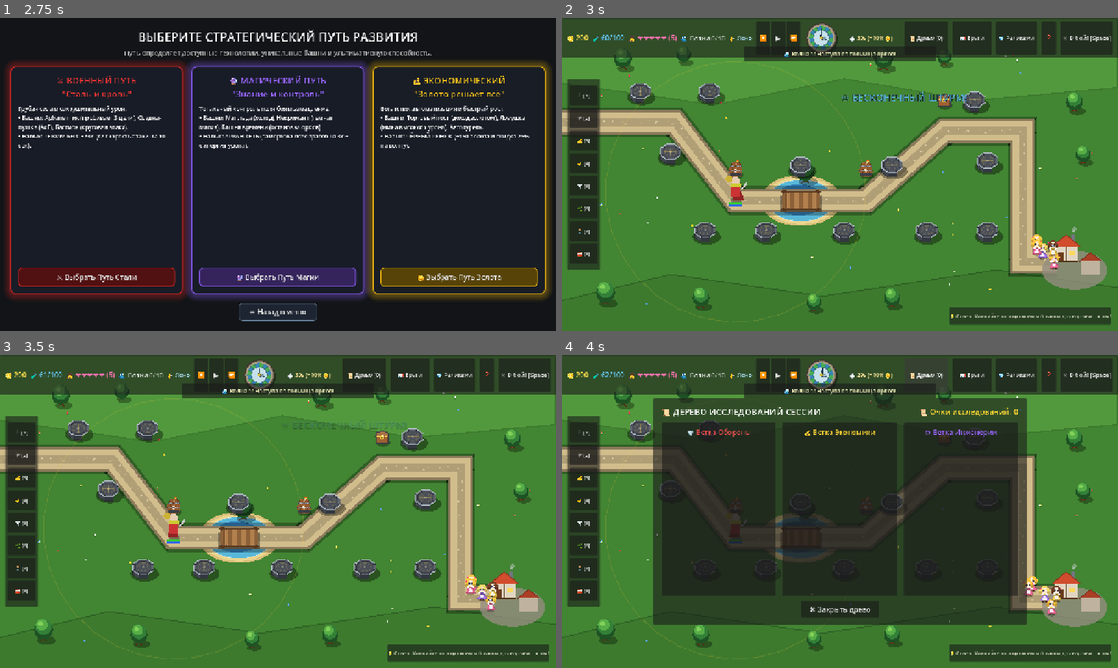
Above: before the commit, frames 1-4 (two rows, left to right).
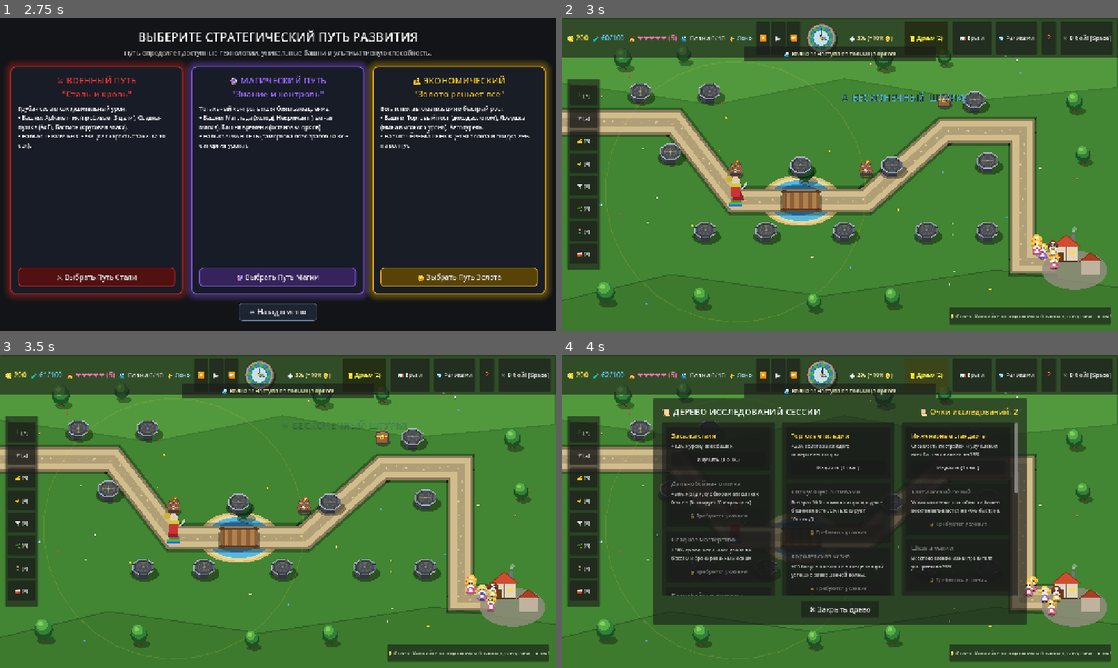
Above: after the commit, the same moments.

Repository: MrSgemaSeny/godot_test_game
Game: Godot game, scene res://scenes/main_menu.tscn
Two runs of this game, one before a commit and one after it. Both use one fixed random seed, a clock stepped at 60 frames per second and the inputs below.
Inputs:
- Up to frame 1 (2.75 s): click "⚔️ Режимы игры (Кошмар / Endl…" at 0.5 s; click "⚔️ Режимы игры (Кошмар / Endl…" at 1.25 s; click "♾️ Начать выживание" at 2 s
- Up to frame 2 (3 s): click "⚔️ Выбрать Путь Стали" at 2.75 s
- Up to frame 3 (3.5 s): no input
- Up to frame 4 (4 s): click "📜 Древо (0)" (after the commit: "📜 Древо (2)") at 3.5 s

Frame 1 is identical in both runs. In frame 2, less than 0.1% of the frame differs, in the area x 62-69%, y 5-8%; in frame 3, less than 0.1%; in frame 4, 3.7%, in the area x 19-82%, y 5-77%.

Commit message:
fix: restore relics, skill tree, and spells with targeting mode and VFX

Diff:
--- a/scripts/artifact_manager.gd
+++ b/scripts/artifact_manager.gd
@@ -12,10 +12,41 @@
 var unlocked_artifacts: Array[String] = []
 var equipped_slots: Array = ["", "", ""] # 3 слота экипировки
 var max_slots: int = 3
+var hit_counter: int = 0
+
+func _enter_tree() -> void:
+	add_to_group("artifact_manager")
 
 func _ready() -> void:
 	add_to_group("artifact_manager")
 	_load_artifacts_db()
+
+func grant_starter_artifacts() -> void:
+	_load_artifacts_db()
+	unlock_artifact("boots_of_speed")
+	unlock_artifact("alchemist_ring")
+	unlock_artifact("frozen_heart")
+	unlock_artifact("thief_curse")
+	equip_artifact("boots_of_speed", 0)
+	equip_artifact("alchemist_ring", 1)
+
+func unlock_next_artifact() -> String:
+	for art_id in artifacts_db.keys():
+		if not is_unlocked(art_id):
+			unlock_artifact(art_id)
+			return art_id
+	return ""
+
+func register_tower_hit() -> void:
+	if not has_active_effect("hit_gold"):
+		return
+	hit_counter += 1
+	if hit_counter >= 10:
+		hit_counter = 0
+		if is_inside_tree() and get_tree() != null:
+			var gm = get_tree().get_first_node_in_group("game_manager")
+			if gm and gm.has_method("add_gold"):
+				gm.add_gold(5)
 
 func _load_artifacts_db() -> void:
 	if not FileAccess.file_exists("res://data/artifacts.json"):
--- a/scripts/artifacts_modal.gd
+++ b/scripts/artifacts_modal.gd
@@ -17,6 +17,10 @@
 var selected_artifact_id: String = ""
 
 func _ready() -> void:
+	if not artifact_manager and is_inside_tree() and get_tree():
+		var mgr = get_tree().get_first_node_in_group("artifact_manager") as ArtifactManager
+		if mgr:
+			set_artifact_manager(mgr)
 	if is_instance_valid(close_btn):
 		close_btn.pressed.connect(func():
 			visible = false
@@ -27,6 +31,16 @@
 
 func set_artifact_manager(mgr: ArtifactManager) -> void:
 	artifact_manager = mgr
+	if artifact_manager:
+		if not artifact_manager.artifact_equipped.is_connected(_on_artifact_changed_any):
+			artifact_manager.artifact_equipped.connect(_on_artifact_changed_any)
+		if not artifact_manager.artifact_unequipped.is_connected(_on_artifact_changed_any):
+			artifact_manager.artifact_unequipped.connect(_on_artifact_changed_any)
+		if not artifact_manager.artifact_unlocked.is_connected(_on_artifact_changed_any):
+			artifact_manager.artifact_unlocked.connect(_on_artifact_changed_any)
+	refresh_ui()
+
+func _on_artifact_changed_any(_a = null, _b = null) -> void:
 	refresh_ui()
 
 func refresh_ui() -> void:
@@ -42,13 +56,23 @@
 		return
 	var buttons = slots_container.get_children()
 	for i in range(min(buttons.size(), artifact_manager.equipped_slots.size())):
-		var btn = buttons[i]
+		var btn: Button = buttons[i]
 		var art_id = artifact_manager.equipped_slots[i]
+		for conn in btn.pressed.get_connections():
+			btn.pressed.disconnect(conn.callable)
+		var slot_idx = i
+		btn.pressed.connect(func():
+			if is_instance_valid(artifact_manager) and artifact_manager.equipped_slots[slot_idx] != "":
+				artifact_manager.unequip_slot(slot_idx)
+				refresh_ui()
+		)
 		if art_id != "" and artifact_manager.artifacts_db.has(art_id):
 			var data = artifact_manager.artifacts_db[art_id]
 			btn.text = "Слот %d: 💎 %s\n(Клик для снятия)" % [i + 1, data.get("name", art_id)]
+			btn.modulate = Color(1.0, 1.0, 1.0)
 		else:
-			btn.text = "Слот %d: [Пусто]\n(Экипируйте ниже)" % [i + 1]
+			btn.text = "Слот %d: [Пусто]\n(Выберите реликвию)" % [i + 1]
+			btn.modulate = Color(0.7, 0.7, 0.7)
 
 func _populate_artifact_list() -> void:
 	if not is_instance_valid(artifact_list) or not is_instance_valid(artifact_manager):
--- a/scripts/game.gd
+++ b/scripts/game.gd
@@ -124,6 +124,8 @@
 
 var active_boss: MonsterBase = null
 var lightning_flash_timer: float = 0.0
+var active_targeting_spell: String = ""
+var active_spell_vfx: Array = []
 
 var tips: Array = [
 	"💡 Совет: Ледяные маги замедляют монстров, давая пушкам время сделать мощный залп!",
@@ -178,6 +180,9 @@
 
 	artifact_manager = ArtifactManager.new()
 	add_child(artifact_manager)
+	artifact_manager.grant_starter_artifacts()
+	if is_instance_valid(hud) and is_instance_valid(hud.artifacts_modal):
+		hud.artifacts_modal.set_artifact_manager(artifact_manager)
 
 	var hero_manager = HeroManager.new()
 
@@ -278,7 +283,9 @@
 	game_manager.tower_selection_changed.connect(hud.show_spot_panel)
 
 	spell_system.mana_changed.connect(hud.update_mana)
+	spell_system.spell_cast_at.connect(_on_spell_cast_at)
 	tech_tree_manager.research_points_changed.connect(hud.update_research_points)
+	hud.spell_targeting_requested.connect(_on_spell_targeting_requested)
 
 	hud.start_wave_pressed.connect(_on_start_wave_pressed)
 	hud.restart_pressed.connect(_start_new_game)
@@ -376,10 +383,18 @@
 	if is_instance_valid(lore_system):
 		lore_system.reset_session()
 
+	if is_instance_valid(tech_tree_manager):
+		tech_tree_manager.reset_tree(2)
+	if is_instance_valid(artifact_manager):
+		artifact_manager.grant_starter_artifacts()
+		if is_instance_valid(hud) and is_instance_valid(hud.artifacts_modal):
+			hud.artifacts_modal.set_artifact_manager(artifact_manager)
+
 	if is_instance_valid(hud):
 		hud.end_screen.visible = false
 		hud.set_wave_button_enabled(true)
 		hud.hide_boss_bar()
+		hud.update_research_points(tech_tree_manager.research_points if tech_tree_manager else 0)
 
 	if is_instance_valid(wave_controller):
 		wave_controller.reset_waves()
@@ -390,6 +405,19 @@
 	scene_anim_time += delta
 	if lightning_flash_timer > 0.0:
 		lightning_flash_timer -= delta
+
+	# Process active spell effects
+	if not active_spell_vfx.is_empty():
+		var i = active_spell_vfx.size() - 1
+		while i >= 0:
+			var vfx = active_spell_vfx[i]
+			vfx["t"] = float(vfx.get("t", 0.0)) + delta
+			if vfx.get("type") == "gold_rain" and vfx.has("coins"):
+				for c in vfx["coins"]:
+					c["pos"].y += float(c.get("speed", 300.0)) * delta
+			if vfx["t"] >= float(vfx.get("duration", 1.0)):
+				active_spell_vfx.remove_at(i)
+			i -= 1
 
 	queue_redraw()
 
@@ -516,6 +544,36 @@
 		hud.set_wave_button_enabled(true)
 		hud.hide_boss_bar()
 
+	# Начисление очков исследований
+	var rp = 2 if wave_num % 5 == 0 else 1
+	if is_instance_valid(tech_tree_manager):
+		tech_tree_manager.add_points(rp)
+	_spawn_floating_text("📜 +%d Очка Исследований!" % rp, Color(0.4, 0.85, 1.0), Vector2(640, 240), 18)
+
+	# Пассивный доход древа технологий
+	if is_instance_valid(tech_tree_manager) and is_instance_valid(game_manager):
+		var bonus_gold = tech_tree_manager.get_end_wave_bonus_gold()
+		if bonus_gold > 0:
+			game_manager.add_gold(bonus_gold)
+			_spawn_floating_text("🪙 +%d Золота (Технологии)!" % bonus_gold, Color(1.0, 0.9, 0.3), Vector2(640, 270), 16)
+
+	# Разблокировка реликвий за волны
+	if wave_num in [3, 7, 12, 16] and is_instance_valid(artifact_manager):
+		var art_id = artifact_manager.unlock_next_artifact()
+		if art_id != "":
+			var art_data = artifact_manager.get_artifact_data(art_id)
+			var aname = art_data.get("name", art_id)
+			_spawn_floating_text("💎 Найдена реликвия: %s!" % aname, Color(1.0, 0.85, 0.2), Vector2(640, 180), 22)
+
+	# Реликвия "Рог Изобилия" (horn_of_plenty): бесплатный метеор на четных волнах
+	if wave_num % 2 == 0 and is_instance_valid(artifact_manager) and artifact_manager.has_active_effect("free_meteor_even_waves"):
+		var enemies = get_tree().get_nodes_in_group("enemies")
+		var meteor_pos = Vector2(500, 350)
+		if enemies.size() > 0 and is_instance_valid(enemies[0]):
+			meteor_pos = enemies[0].global_position
+		spell_system.cast_spell("meteor", meteor_pos)
+		_spawn_floating_text("📯 Рог Изобилия: Бесплатный Метеор!", Color(1.0, 0.6, 0.2), meteor_pos, 18)
+
 	if is_instance_valid(wave_controller) and not is_last_wave:
 		_update_wave_preview(wave_num + 1)
 		wave_controller.start_wave_countdown(GameManager.PRE_WAVE_TIME)
@@ -574,6 +632,30 @@
 
 
 func _unhandled_input(event: InputEvent) -> void:
+	if active_targeting_spell != "":
+		if event is InputEventMouseMotion:
+			queue_redraw()
+		elif event is InputEventMouseButton and event.pressed:
+			if event.button_index == MOUSE_BUTTON_LEFT:
+				var cast_pos = get_global_mouse_position()
+				var s_id = active_targeting_spell
+				active_targeting_spell = ""
+				spell_system.cast_spell(s_id, cast_pos)
+				queue_redraw()
+				get_viewport().set_input_as_handled()
+				return
+			elif event.button_index == MOUSE_BUTTON_RIGHT:
+				active_targeting_spell = ""
+				_spawn_floating_text("❌ Применение отменено", Color(0.8, 0.8, 0.8), get_global_mouse_position(), 14)
+				queue_redraw()
+				get_viewport().set_input_as_handled()
+				return
+		elif event is InputEventKey and event.pressed and event.keycode == KEY_ESCAPE:
+			active_targeting_spell = ""
+			queue_redraw()
+			get_viewport().set_input_as_handled()
+			return
+
 	var h_mgrs = get_tree().get_nodes_in_group("hero_manager")
 	if h_mgrs.size() > 0 and h_mgrs[0].handle_input(event, get_global_mouse_position()):
 		get_viewport().set_input_as_handled()
@@ -636,6 +718,13 @@
 			draw_circle(spot.position, r, Color(0.3, 0.8, 1.0, 0.08))
 			draw_arc(spot.position, r, 0, TAU, 48, Color(0.4, 0.9, 1.0, 0.6), 2.0)
 
+	# 4. Визуальные эффекты заклинаний
+	_draw_spell_effects()
+
+	# 5. Интерактивный прицел заклинания
+	if active_targeting_spell != "":
+		_draw_spell_targeting_reticle()
+
 func _draw_valley_biome() -> void:
 	var layout = _get_current_layout()
 	# 1. Богатый живописный ландшафт Изумрудной долины (холмы и луга)
@@ -958,3 +1047,213 @@
 		"eclipse":
 			# Затмение: фиолетово-темная виньетка
 			draw_rect(Rect2(0, 0, 1280, 720), Color(0.12, 0.05, 0.20, 0.35))
+
+func _on_spell_targeting_requested(spell_id: String) -> void:
+	active_targeting_spell = spell_id
+	queue_redraw()
+	_spawn_floating_text("🎯 Выберите область [ЛКМ]", Color(1.0, 0.85, 0.3), get_global_mouse_position(), 15)
+
+func _on_spell_cast_at(spell_id: String, target_pos: Vector2) -> void:
+	match spell_id:
+		"meteor":
+			active_spell_vfx.append({
+				"type": "meteor",
+				"start": target_pos + Vector2(-140, -440),
+				"target": target_pos,
+				"t": 0.0,
+				"duration": 0.35,
+				"radius": 130.0
+			})
+			_spawn_floating_text("☄️ МЕТЕОР! 350 УРОНА", Color(1.0, 0.45, 0.1), target_pos, 18)
+		"lightning":
+			active_spell_vfx.append({
+				"type": "lightning",
+				"target": target_pos,
+				"t": 0.0,
+				"duration": 0.35
+			})
+			_spawn_floating_text("⚡ УДАР МОЛНИИ!", Color(0.4, 0.85, 1.0), target_pos, 18)
+		"freeze":
+			active_spell_vfx.append({
+				"type": "freeze_screen",
+				"t": 0.0,
+				"duration": 1.0
+			})
+			_spawn_floating_text("❄️ ВСЯ ОРДА ЗАМОРОЖЕНА (5с)!", Color(0.35, 0.9, 1.0), Vector2(640, 200), 22)
+		"gold_rain":
+			active_spell_vfx.append({
+				"type": "gold_rain",
+				"t": 0.0,
+				"duration": 1.5,
+				"coins": _generate_gold_rain_coins()
+			})
+			_spawn_floating_text("💰 ЗОЛОТОЙ ДОЖДЬ! +120🪙", Color(1.0, 0.9, 0.2), Vector2(640, 200), 22)
+		"vortex":
+			active_spell_vfx.append({
+				"type": "vortex",
+				"pos": target_pos,
+				"radius": 200.0,
+				"t": 0.0,
+				"duration": 3.0
+			})
+			_spawn_floating_text("🌪️ ВИХРЬ!", Color(0.3, 0.9, 1.0), target_pos, 18)
+		"roots":
+			active_spell_vfx.append({
+				"type": "roots",
+				"pos": target_pos,
+				"radius": 150.0,
+				"t": 0.0,
+				"duration": 4.0
+			})
+			_spawn_floating_text("🌿 КОРНИ ЗЕМЛИ!", Color(0.3, 0.95, 0.3), target_pos, 18)
+		"chronoshift":
+			active_spell_vfx.append({
+				"type": "chronoshift",
+				"t": 0.0,
+				"duration": 1.2
+			})
+			_spawn_floating_text("⏳ ВРЕМЯ ЗАМЕДЛЕНО!", Color(0.9, 0.7, 1.0), Vector2(640, 200), 22)
+		"stone_wall":
+			active_spell_vfx.append({
+				"type": "stone_wall",
+				"pos": target_pos,
+				"t": 0.0,
+				"duration": 6.0
+			})
+			_spawn_floating_text("🧱 КАМЕННЫЙ БАРЬЕР!", Color(0.85, 0.8, 0.75), target_pos, 18)
+	queue_redraw()
+
+func _generate_gold_rain_coins() -> Array:
+	var coins: Array = []
+	for i in range(25):
+		coins.append({
+			"pos": Vector2(randf_range(80, 1200), randf_range(-60, 100)),
+			"speed": randf_range(350, 600),
+			"size": randf_range(5.0, 8.0)
+		})
+	return coins
+
+func _draw_spell_effects() -> void:
+	for vfx in active_spell_vfx:
+		var vtype = vfx.get("type", "")
+		var t = float(vfx.get("t", 0.0))
+		var dur = float(vfx.get("duration", 1.0))
+		var progress = clampf(t / max(0.01, dur), 0.0, 1.0)
+		var alpha = 1.0 - progress
+
+		match vtype:
+			"meteor":
+				var start_pos: Vector2 = vfx.get("start", Vector2.ZERO)
+				var target_pos: Vector2 = vfx.get("target", Vector2.ZERO)
+				var fly_dur = dur * 0.65
+				if t < fly_dur:
+					var p = t / fly_dur
+					var cur_pos = start_pos.lerp(target_pos, p)
+					# Fiery tail
+					var tail_start = cur_pos + (start_pos - target_pos).normalized() * 60.0
+					draw_line(tail_start, cur_pos, Color(1.0, 0.35, 0.0, 0.8), 8.0)
+					draw_line(cur_pos + (start_pos - target_pos).normalized() * 30.0, cur_pos, Color(1.0, 0.85, 0.2, 0.95), 4.0)
+					# Flaming core
+					draw_circle(cur_pos, 16.0, Color(0.9, 0.2, 0.0))
+					draw_circle(cur_pos, 10.0, Color(1.0, 0.6, 0.1))
+					draw_circle(cur_pos, 5.0, Color(1.0, 1.0, 0.7))
+				else:
+					var exp_p = (t - fly_dur) / max(0.01, (dur - fly_dur))
+					var exp_alpha = 1.0 - exp_p
+					var cur_r = 130.0 * sin(exp_p * PI * 0.5)
+					# Explosion blast
+					draw_circle(target_pos, cur_r, Color(1.0, 0.3, 0.05, 0.3 * exp_alpha))
+					draw_arc(target_pos, cur_r, 0, TAU, 36, Color(1.0, 0.8, 0.2, exp_alpha), 4.0)
+					draw_arc(target_pos, cur_r * 0.6, 0, TAU, 28, Color(1.0, 0.2, 0.0, exp_alpha), 3.0)
+
+			"lightning":
+				var target_pos: Vector2 = vfx.get("target", Vector2.ZERO)
+				var segments = 7
+				var prev = Vector2(target_pos.x + randf_range(-30, 30), 0)
+				for s in range(segments):
+					var p_next = prev.lerp(target_pos, float(s + 1) / float(segments))
+					if s < segments - 1:
+						p_next.x += randf_range(-35, 35)
+					draw_line(prev, p_next, Color(0.2, 0.8, 1.0, 0.4 * alpha), 8.0)
+					draw_line(prev, p_next, Color(0.5, 0.9, 1.0, 0.8 * alpha), 4.0)
+					draw_line(prev, p_next, Color(1.0, 1.0, 1.0, alpha), 2.0)
+					prev = p_next
+				draw_circle(target_pos, 40.0 * (1.0 - progress), Color(0.4, 0.9, 1.0, 0.5 * alpha))
+
+			"freeze_screen":
+				draw_rect(Rect2(0, 0, 1280, 720), Color(0.25, 0.65, 1.0, 0.20 * alpha))
+				# Icy border
+				draw_rect(Rect2(0, 0, 1280, 720), Color(0.6, 0.9, 1.0, 0.35 * alpha), false, 12.0)
+
+			"gold_rain":
+				if vfx.has("coins"):
+					for c in vfx["coins"]:
+						var cp: Vector2 = c["pos"]
+						var cs = float(c.get("size", 6.0))
+						draw_circle(cp, cs, Color(1.0, 0.85, 0.1, alpha))
+						draw_circle(cp, cs * 0.65, Color(1.0, 1.0, 0.6, alpha))
+						draw_arc(cp, cs, 0, TAU, 12, Color(0.85, 0.6, 0.0, alpha), 1.5)
+
+			"vortex":
+				var vpos = vfx.get("pos", Vector2.ZERO)
+				var vr = float(vfx.get("radius", 200.0))
+				var angle = t * 7.0
+				draw_circle(vpos, vr, Color(0.1, 0.7, 0.9, 0.08 * alpha))
+				draw_arc(vpos, vr, angle, angle + PI * 1.2, 32, Color(0.3, 0.85, 1.0, 0.7 * alpha), 3.0)
+				draw_arc(vpos, vr * 0.65, -angle * 1.3, -angle * 1.3 + PI * 1.2, 24, Color(0.5, 0.95, 1.0, 0.8 * alpha), 2.5)
+				draw_arc(vpos, vr * 0.3, angle * 2.0, angle * 2.0 + PI * 1.2, 16, Color(0.8, 1.0, 1.0, alpha), 2.0)
+
+			"roots":
+				var rpos = vfx.get("pos", Vector2.ZERO)
+				var rr = float(vfx.get("radius", 150.0))
+				draw_circle(rpos, rr, Color(0.15, 0.45, 0.15, 0.15 * alpha))
+				draw_arc(rpos, rr, 0, TAU, 32, Color(0.25, 0.75, 0.25, 0.8 * alpha), 3.0)
+				for k in range(8):
+					var a = (k * PI / 4.0) + sin(t * 2.0 + k) * 0.2
+					var branch_end = rpos + Vector2(cos(a), sin(a)) * rr * 0.85
+					draw_line(rpos, branch_end, Color(0.35, 0.25, 0.15, alpha), 3.0)
+					draw_circle(branch_end, 5.0, Color(0.2, 0.8, 0.2, alpha))
+
+			"chronoshift":
+				var cr = 600.0 * progress
+				draw_circle(Vector2(640, 360), cr, Color(0.7, 0.4, 1.0, 0.12 * alpha))
+				draw_arc(Vector2(640, 360), cr, 0, TAU, 48, Color(0.9, 0.7, 1.0, 0.7 * alpha), 3.0)
+
+			"stone_wall":
+				var wpos = vfx.get("pos", Vector2.ZERO)
+				draw_rect(Rect2(wpos.x - 30, wpos.y - 15, 60, 30), Color(0.4, 0.42, 0.45, alpha))
+				draw_rect(Rect2(wpos.x - 30, wpos.y - 15, 60, 30), Color(0.75, 0.75, 0.8, alpha), false, 2.5)
+				draw_line(Vector2(wpos.x - 30, wpos.y), Vector2(wpos.x + 30, wpos.y), Color(0.25, 0.25, 0.3, alpha), 2.0)
+
+func _draw_spell_targeting_reticle() -> void:
+	var mpos = get_global_mouse_position()
+	var r = 130.0
+	var col = Color(1.0, 0.5, 0.1)
+	match active_targeting_spell:
+		"meteor":
+			r = 130.0
+			col = Color(1.0, 0.45, 0.1)
+		"lightning":
+			r = 70.0
+			col = Color(0.3, 0.85, 1.0)
+		"vortex":
+			r = 200.0
+			col = Color(0.2, 0.85, 1.0)
+		"roots":
+			r = 150.0
+			col = Color(0.25, 0.9, 0.3)
+		"stone_wall":
+			r = 55.0
+			col = Color(0.8, 0.8, 0.85)
+
+	var pulse = 1.0 + sin(scene_anim_time * 6.0) * 0.05
+	var eff_r = r * pulse
+
+	# Radius area
+	draw_circle(mpos, eff_r, Color(col.r, col.g, col.b, 0.18))
+	draw_arc(mpos, eff_r, 0, TAU, 48, Color(col.r, col.g, col.b, 0.9), 2.5)
+
+	# Crosshairs
+	draw_line(mpos - Vector2(eff_r * 0.25, 0), mpos + Vector2(eff_r * 0.25, 0), Color(1.0, 1.0, 1.0, 0.9), 2.0)
+	draw_line(mpos - Vector2(0, eff_r * 0.25), mpos + Vector2(0, eff_r * 0.25), Color(1.0, 1.0, 1.0, 0.9), 2.0)
+	draw_circle(mpos, 4.0, Color(1.0, 1.0, 1.0, 0.95))
--- a/scripts/hud.gd
+++ b/scripts/hud.gd
@@ -5,6 +5,7 @@
 signal restart_pressed()
 signal tech_tree_pressed()
 signal speed_changed(multiplier: float)
+signal spell_targeting_requested(spell_id: String)
 
 # Top Bar
 @onready var gold_label: Label = $TopBar/MarginContainer/HBoxContainer/GoldLabel
@@ -138,6 +139,8 @@
 				if art_mgr and artifacts_modal.has_method("set_artifact_manager"):
 					artifacts_modal.set_artifact_manager(art_mgr)
 				artifacts_modal.visible = not artifacts_modal.visible
+				if artifacts_modal.visible and artifacts_modal.has_method("refresh_ui"):
+					artifacts_modal.refresh_ui()
 		)
 
 	# Evolution buttons
@@ -244,12 +247,12 @@
 	var spell_sys = get_tree().get_first_node_in_group("spell_system") as SpellSystem
 	if not spell_sys:
 		return
-	# Convert screen mouse position to world/canvas coordinates
-	var vp = get_viewport()
-	var screen_pos = vp.get_mouse_position()
-	# Use the canvas transform to convert to world space
-	var world_pos = (vp.get_canvas_transform().affine_inverse() * screen_pos)
-	spell_sys.cast_spell(spell_id, world_pos)
+	if not spell_sys.can_cast(spell_id):
+		return
+	if spell_id in ["freeze", "gold_rain", "chronoshift"]:
+		spell_sys.cast_spell(spell_id)
+	else:
+		spell_targeting_requested.emit(spell_id)
 
 
 func set_countdown(seconds: float) -> void:
@@ -364,6 +367,8 @@
 	if is_instance_valid(tech_btn):
 		tech_btn.text = "📜 Древо (%d)" % amount
 		tech_btn.modulate = Color(1.2, 1.1, 0.3) if amount > 0 else Color(1, 1, 1)
+	if is_instance_valid(tech_tree_modal) and tech_tree_modal.visible:
+		tech_tree_modal._update_ui(amount)
 
 func set_wave_button_enabled(enabled: bool) -> void:
 	if is_instance_valid(start_wave_btn):
@@ -575,7 +580,10 @@
 
 func _on_tech_tree_clicked() -> void:
 	if is_instance_valid(tech_tree_modal):
-		tech_tree_modal.visible = not tech_tree_modal.visible
+		if not tech_tree_modal.visible:
+			tech_tree_modal.open_modal()
+		else:
+			tech_tree_modal.visible = false
 		tech_tree_pressed.emit()
 
 func _on_help_clicked() -> void:
--- a/scripts/projectile.gd
+++ b/scripts/projectile.gd
@@ -127,6 +127,19 @@
 		if slow_factor > 0.0 and enemy.has_method("apply_slow"):
 			enemy.apply_slow(slow_factor, slow_duration)
 
+	if is_inside_tree() and get_tree() != null:
+		var art_mgr = get_tree().get_first_node_in_group("artifact_manager") as ArtifactManager
+		if art_mgr:
+			if art_mgr.has_active_effect("chance_freeze") and randf() < 0.10:
+				if _is_target_alive(enemy) and enemy.has_method("apply_freeze"):
+					enemy.apply_freeze(1.5)
+			if art_mgr.has_active_effect("hit_gold"):
+				art_mgr.register_tower_hit()
+		var tech = get_tree().get_first_node_in_group("tech_tree_manager") as TechTreeManager
+		if tech and tech.get_stun_chance() > 0.0 and randf() < tech.get_stun_chance():
+			if _is_target_alive(enemy) and enemy.has_method("apply_status_effect"):
+				enemy.apply_status_effect(StatusEffect.Type.STUN, 1.5, 1.0)
+
 func _draw() -> void:
 	match projectile_type:
 		"arrow":
--- a/scripts/spell_system.gd
+++ b/scripts/spell_system.gd
@@ -3,6 +3,7 @@
 
 signal mana_changed(current: int, maximum: int)
 signal spell_cast_success(spell_id: String)
+signal spell_cast_at(spell_id: String, target_pos: Vector2)
 
 var max_mana: int = 100
 var current_mana: int = 60
@@ -26,8 +27,14 @@
 		spells_data = json.data
 
 func _process(delta: float) -> void:
+	var regen = mana_regen_rate
+	if is_inside_tree() and get_tree() != null:
+		var tech = get_tree().get_first_node_in_group("tech_tree_manager") as TechTreeManager
+		if tech:
+			regen *= (1.0 + tech.get_mana_regen_bonus())
+
 	if current_mana < max_mana:
-		_mana_accum += mana_regen_rate * delta
+		_mana_accum += regen * delta
 		if _mana_accum >= 1.0:
 			var add = int(_mana_accum)
 			_mana_accum -= add
@@ -57,8 +64,29 @@
 		return spells_data[spell_id]
 	return {}
 
+func get_spell_cost(spell_id: String) -> int:
+	var base_cost = int(_get_spell_data(spell_id).get("mana_cost", _default_spell_costs.get(spell_id, 30)))
+	if is_inside_tree() and get_tree() != null:
+		var tech = get_tree().get_first_node_in_group("tech_tree_manager") as TechTreeManager
+		if tech:
+			base_cost = int(ceil(base_cost * (1.0 - tech.get_cost_discount())))
+	return max(1, base_cost)
+
+func get_spell_cooldown(spell_id: String) -> float:
+	var base_cd = float(_get_spell_data(spell_id).get("cooldown", _default_spell_cooldowns.get(spell_id, 15.0)))
+	if is_inside_tree() and get_tree() != null:
+		var tech = get_tree().get_first_node_in_group("tech_tree_manager") as TechTreeManager
+		if tech:
+			base_cd *= (1.0 - tech.get_ability_cooldown_mult())
+		var art_mgr = get_tree().get_first_node_in_group("artifact_manager") as ArtifactManager
+		if art_mgr and art_mgr.has_active_effect("cooldown_reduction"):
+			var art_data = art_mgr.get_artifact_data("time_crystal")
+			if art_data.get("spell") == spell_id:
+				base_cd *= (1.0 - float(art_data.get("value", 0.5)))
+	return max(0.5, base_cd)
+
 func can_cast(spell_id: String) -> bool:
-	var cost = int(_get_spell_data(spell_id).get("mana_cost", _default_spell_costs.get(spell_id, 30)))
+	var cost = get_spell_cost(spell_id)
 	var cd = cooldowns.get(spell_id, 0.0)
 	return current_mana >= cost and cd <= 0.0
 
@@ -67,8 +95,8 @@
 		return false
 
 	var sdata = _get_spell_data(spell_id)
-	var cost = int(sdata.get("mana_cost", _default_spell_costs.get(spell_id, 30)))
-	var cd = float(sdata.get("cooldown", _default_spell_cooldowns.get(spell_id, 15.0)))
+	var cost = get_spell_cost(spell_id)
+	var cd = get_spell_cooldown(spell_id)
 
 	current_mana -= cost
 	cooldowns[spell_id] = cd
@@ -93,6 +121,7 @@
 			_cast_stone_wall(target_pos, float(sdata.get("duration", 8.0)))
 
 	spell_cast_success.emit(spell_id)
+	spell_cast_at.emit(spell_id, target_pos)
 	return true
 
 
--- a/scripts/tech_tree_modal.gd
+++ b/scripts/tech_tree_modal.gd
@@ -13,6 +13,8 @@
 
 func _ready() -> void:
 	close_btn.pressed.connect(_on_close_pressed)
+	if not tech_tree and is_inside_tree() and get_tree():
+		tech_tree = get_tree().get_first_node_in_group("tech_tree_manager") as TechTreeManager
 
 func open_modal() -> void:
 	if not tech_tree and is_inside_tree() and get_tree():
@@ -100,7 +102,10 @@
 	elif tech_tree.can_unlock(node_id):
 		btn.text = "Изучить (%d очк.)" % cost
 		btn.disabled = false
-		btn.pressed.connect(func(): tech_tree.unlock_node(node_id))
+		btn.pressed.connect(func():
+			if tech_tree.unlock_node(node_id):
+				_update_ui(tech_tree.research_points)
+		)
 		title.modulate = Color(1.0, 0.85, 0.2)
 	else:
 		btn.text = "🔒 Требуются условия"
--- a/scripts/tower_base.gd
+++ b/scripts/tower_base.gd
@@ -161,6 +161,9 @@
 	var tech = get_tree().get_first_node_in_group("tech_tree_manager") as TechTreeManager
 	if tech:
 		dmg *= (1.0 + tech.get_damage_bonus())
+	var art_mgr = get_tree().get_first_node_in_group("artifact_manager") as ArtifactManager
+	if art_mgr and art_mgr.has_active_effect("damage_mult"):
+		dmg *= (1.0 + art_mgr.get_effect_value("damage_mult"))
 	var gm = get_tree().get_first_node_in_group("game_manager") as GameManager
 	if gm and gm.selected_path == "magic" and damage_type == "magic":
 		dmg *= 1.15
@@ -173,6 +176,9 @@
 	var tech = get_tree().get_first_node_in_group("tech_tree_manager") as TechTreeManager
 	if tech:
 		r *= (1.0 + tech.get_range_bonus())
+	var art_mgr = get_tree().get_first_node_in_group("artifact_manager") as ArtifactManager
+	if art_mgr and art_mgr.has_active_effect("range_mult"):
+		r *= (1.0 + art_mgr.get_effect_value("range_mult"))
 	return r
 
 func get_effective_attack_speed() -> float:
@@ -182,6 +188,15 @@
 	var gm = get_tree().get_first_node_in_group("game_manager") as GameManager
 	if gm and gm.ability_active and gm.selected_path == "military":
 		spd *= 2.0
+	var tech = get_tree().get_first_node_in_group("tech_tree_manager") as TechTreeManager
+	if tech and tech.is_berserk_unlocked():
+		spd *= 2.0
+	var art_mgr = get_tree().get_first_node_in_group("artifact_manager") as ArtifactManager
+	if art_mgr:
+		if art_mgr.has_active_effect("attack_speed_mult"):
+			spd *= (1.0 + art_mgr.get_effect_value("attack_speed_mult"))
+		if art_mgr.has_active_effect("kill_speed_surge"):
+			spd *= (1.0 + art_mgr.get_effect_value("kill_speed_surge"))
 	return spd
 
 func _process(delta: float) -> void:
